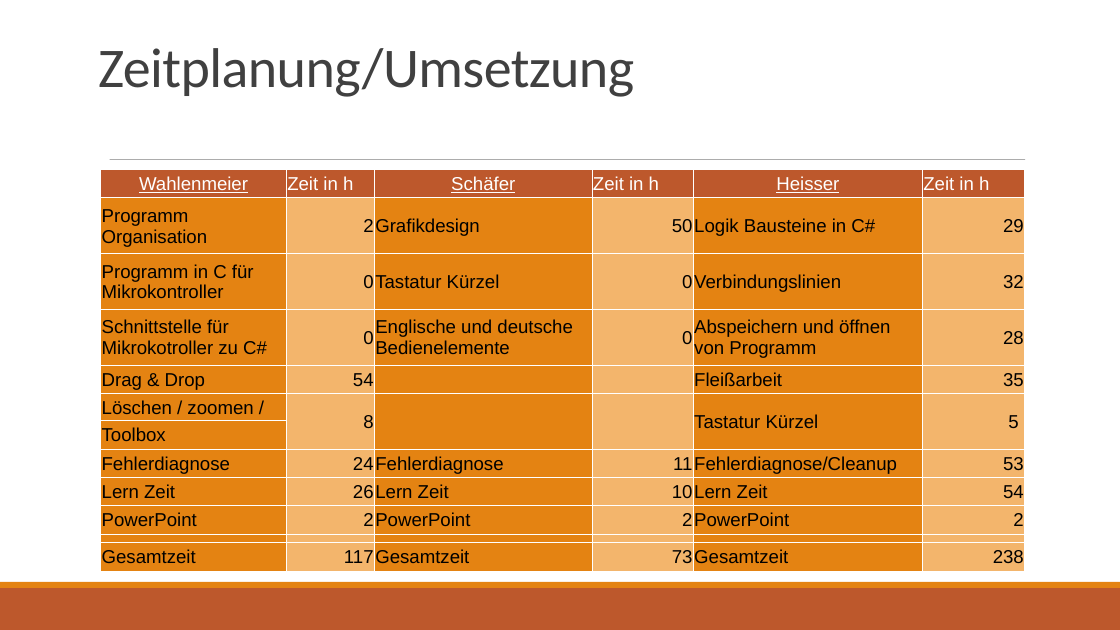
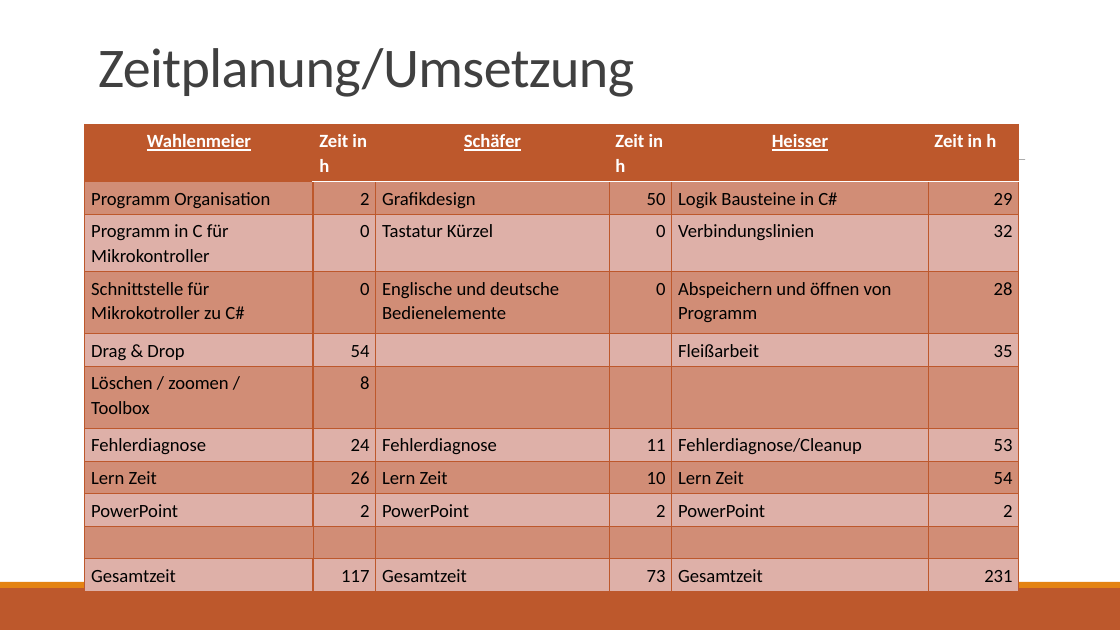
Before and after one commit to M4r3thyu/Error_NameNotFound, a slide deck: slide 7 of Praesentation.pptx. Drawn at 1120x630 pixels with LibreOffice and Linux fonts; fonts in the diff are those of the drawing. Boxes give left, top, right and bottom in pixels: in the first picture for what was removed or moved away, otherwise in the second. Text is boxed around its words. In the diff, an @@ line names an element or a change of style, - is before the commit and + after.

```diff
--- a/Praesentation.pptx
+++ b/Praesentation.pptx
@@ table at (85,124,1020,586) @@
-row 6: Löschen / zoomen / | 8 |  |  | Tastatur Kürzel | 5
-row 7: Toolbox |  |  |  |  | 
+row 6: Löschen / zoomen / / Toolbox | 8 |  |  |  | 
-row 11, column 6: 238
+row 11, column 6: 231
@@ table: place and size @@
-table at (101,170,1026,571)
+table at (85,124,1020,586)
```
Also in this commit, not shown: 2 other slides changed.
